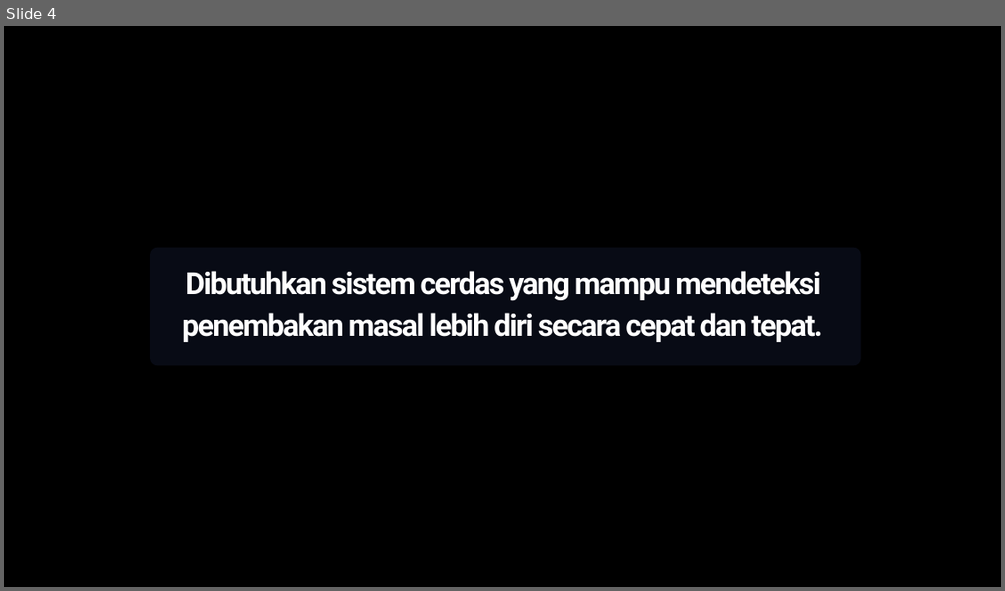
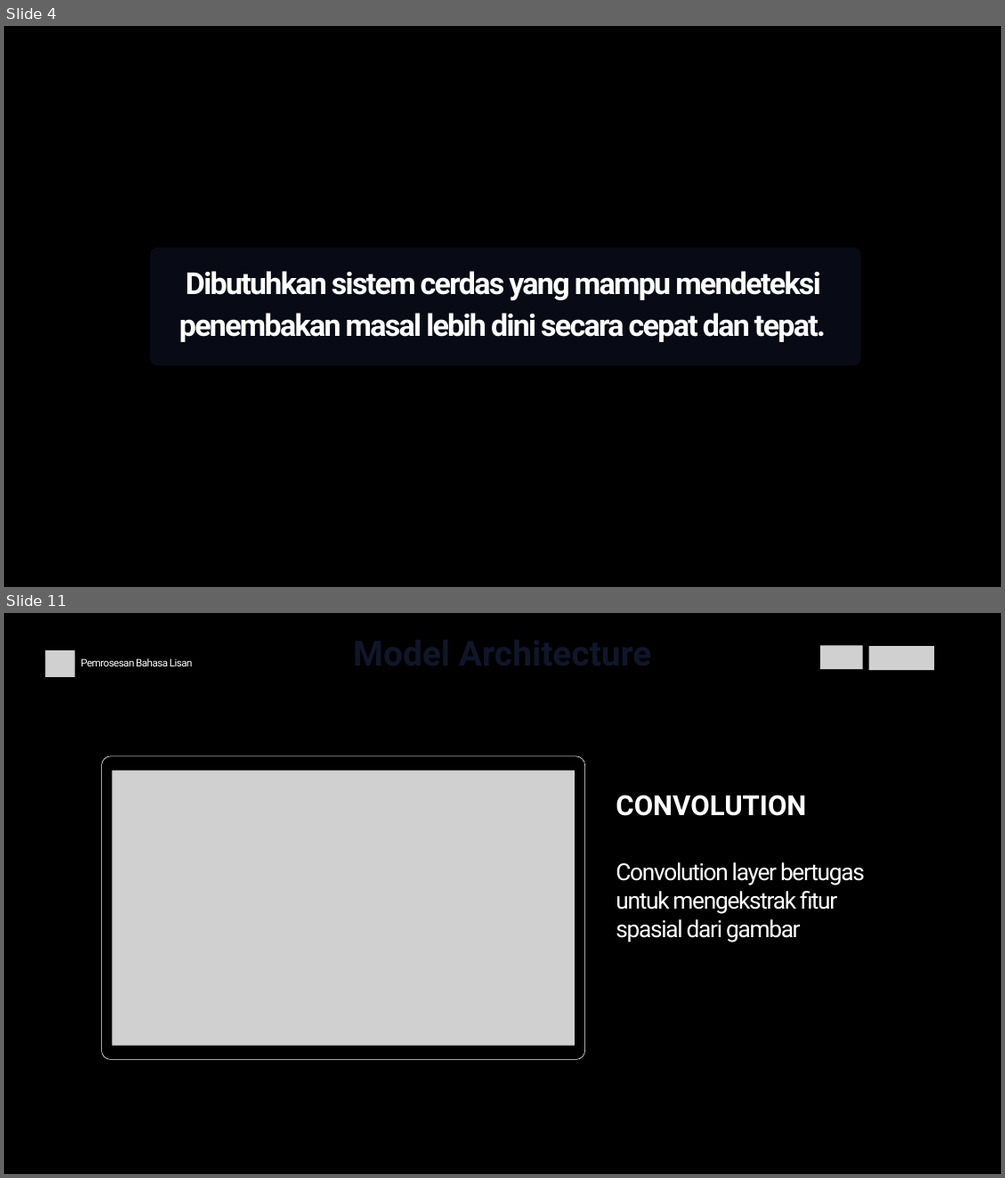
Before and after one commit to dhekmass12/mass-shooting-detector, a slide deck: Mass Shooting Detector.pptx. Shown one above the other, each under a label of ours: slide 4 before the commit, slides 4 and 11 after it; the slides between them are not shown. The pictures are 1005x591 and 1005x1178 pixels, drawn with LibreOffice and Linux fonts; fonts in the diff are those of the drawing; grey boxes stand for pictures; background and template pictures are left out. Boxes give left, top, right and bottom in pixels: in the first picture for what was removed or moved away, otherwise in the second. Text is boxed around its words. In the diff, an @@ line names an element or a change of style, - is before the commit and + after.

```diff
--- a/Mass Shooting Detector.pptx
+++ b/Mass Shooting Detector.pptx
@@ slide 11 added at (4,613,1001,1174), background #000000 @@
@@ picture added at (45,650,75,677) @@
@@ text added at (81,658,193,666), 15 pt, text #FFFFFF @@
+Pemrosesan Bahasa Lisan
@@ picture added at (820,645,862,669) @@
@@ picture added at (869,646,934,670) @@
@@ freeform shape added at (102,756,585,1059), outline #FFFFFF 0.75 pt @@
@@ picture added at (113,771,574,1046) @@
@@ text added at (615,795,806,816), 40 pt, text #FFFFFF, bold @@
+CONVOLUTION
@@ text added at (615,862,865,942), 33.9 pt, text #FFFFFF @@
+Convolution layer bertugas untuk mengekstrak fitur spasial dari gambar
@@ slide 4 changed as well @@
@@ text at (179,271,825,342): text changed @@
-Dibutuhkan sistem cerdas yang mampu mendeteksi penembakan masal lebih diri secara cepat dan tepat.
+Dibutuhkan sistem cerdas yang mampu mendeteksi penembakan masal lebih dini secara cepat dan tepat.
```
Also in this commit, not shown: 5 other slides changed, 16 other slides added, 5 slides removed, 5 other files.
